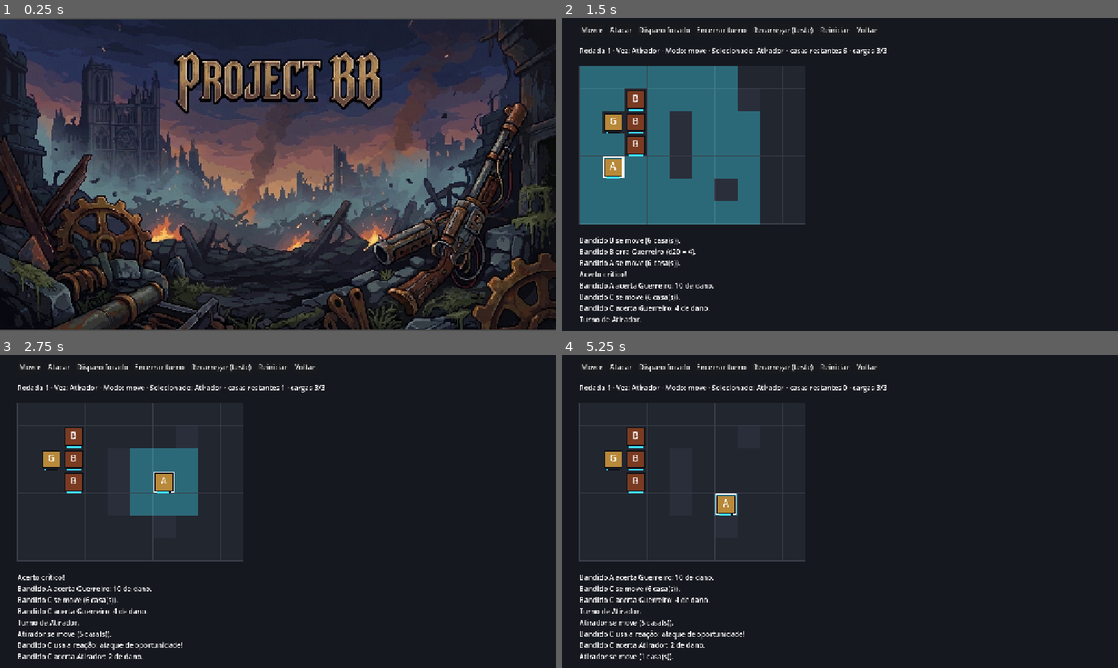
Above: before the commit, frames 1-4 (two rows, left to right).
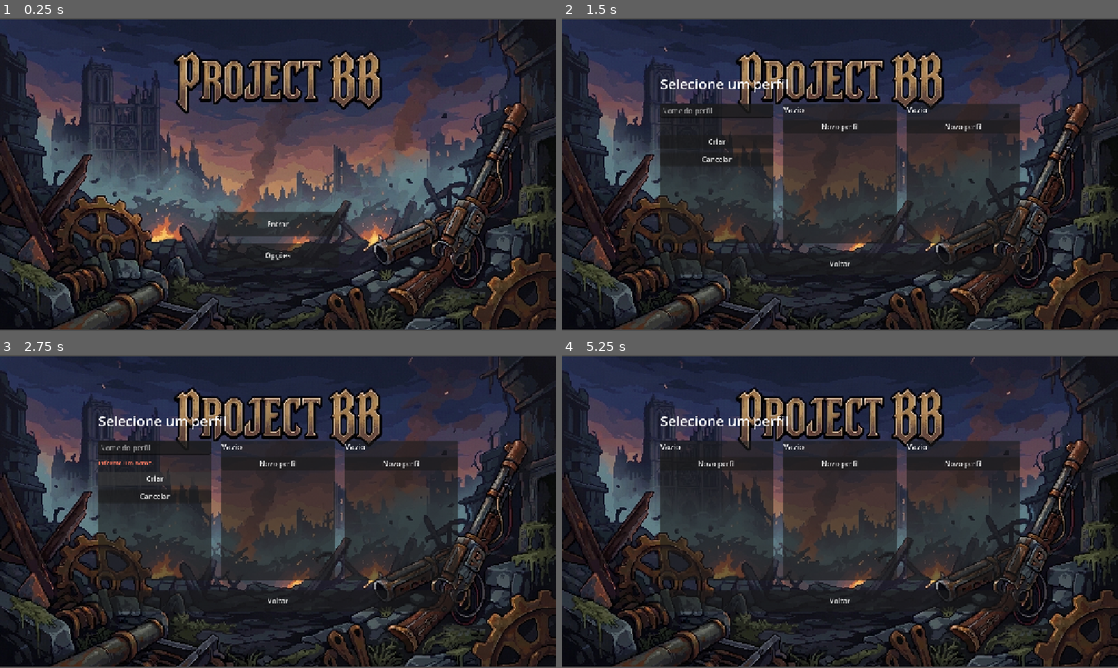
Above: after the commit, the same moments.

Repository: jonnathanproenca/ProjectBB
Game: Godot game, scene res://scenes/login.tscn
The game is run twice, just before and just after one commit, with the same random seed, the same clock (stepped at 60 frames per second) and the same inputs.
Inputs (mouse positions are in pixels of both pictures, inside the frame that each line leads up to; where the layout moved, square brackets give the same spot in the first picture):
- Up to frame 1 (0.25 s): no input
- Up to frame 2 (1.5 s): click (840, 224) [840, 171] at 0.5 s; click "Abrir combate MVP" (after the commit: "Novo perfil") at 1.25 s
- Up to frame 3 (2.75 s): click (155, 480) at 2 s, where only the run after the commit has a clickable "Criar"
- Up to frame 4 (5.25 s): click (717, 495) at 2.75 s, where only the run after the commit has a clickable "Cancelar"; click (840, 464) at 3.5 s, where only the run after the commit has a clickable "Novo perfil"; click (840, 480) at 4.25 s, where only the run after the commit has a clickable "Criar"; click (840, 495) at 5 s, where only the run after the commit has a clickable "Cancelar"

The runs differ from the first frame. In frame 1, 1.8% of the frame differs, in the area x 39-61%, y 62-78%; in frame 2, 57%, in the area x 0-100%, y 0-100%; in frame 3, 52%; in frame 4, 50%.

Commit message:
Login, opções, seleção de perfil, splash e shell web com a marca
- Fundo do login em cena separada; menu com Entrar e Opções
- Opções com idioma (pt-BR, en, es) e brilho, salvos em user://settings.cfg
- Seleção de perfil com até 3 slots: nome, raça, classe, nível, XP e tempo de jogo
- Regras puras de perfil e configuração em scripts/rules/ com teste headless
- Splash do Godot com a marca Mann Systems; shell web com loading próprio
- Favicon do jogo no shell web; ADR-026 e ADR-027

Co-Authored-By: Claude Haiku 5.5 <noreply@anthropic.com>
Claude-Session: https://claude.ai/code/session_014cxhL37FshDuPGQKmDNXWP

Diff:
--- a/project.godot
+++ b/project.godot
@@ -10,10 +10,16 @@
 run/main_scene="res://scenes/login.tscn"
 config/features=PackedStringArray("4.7", "GL Compatibility")
 config/icon="res://icon.svg"
+application/boot_splash/show_image=true
+application/boot_splash/image="res://assets/ui/splash/mann_systems_splash.png"
+application/boot_splash/fullsize=true
+application/boot_splash/use_filter=true
+application/boot_splash/bg_color=Color(0.043, 0.047, 0.071, 1)
 
 [autoload]
 
 GameConfig="*res://scripts/config/game_config.gd"
+UserSettings="*res://scripts/config/user_settings.gd"
 
 [display]
 
--- a/scenes/login.tscn
+++ b/scenes/login.tscn
@@ -1,7 +1,7 @@
 [gd_scene format=3]
 
 [ext_resource type="Script" path="res://scripts/ui/login_screen.gd" id="1_login"]
-[ext_resource type="Texture2D" path="res://assets/ui/login/login_fundo.jpg" id="2_bg"]
+[ext_resource type="PackedScene" path="res://scenes/ui/login_background.tscn" id="2_bg"]
 
 [node name="LoginScreen" type="Control"]
 layout_mode = 3
@@ -12,35 +12,27 @@
 grow_vertical = 2
 script = ExtResource("1_login")
 
-[node name="Frame" type="AspectRatioContainer" parent="."]
+[node name="Background" parent="." instance=ExtResource("2_bg")]
 layout_mode = 1
-anchors_preset = 15
-anchor_right = 1.0
-anchor_bottom = 1.0
+
+[node name="Menu" type="VBoxContainer" parent="."]
+layout_mode = 1
+anchor_left = 0.5
+anchor_top = 0.62
+anchor_right = 0.5
+anchor_bottom = 0.62
+offset_left = -140.0
+offset_right = 140.0
+offset_bottom = 130.0
 grow_horizontal = 2
-grow_vertical = 2
-ratio = 1.7916667
+theme_override_constants/separation = 16
 
-[node name="Art" type="TextureRect" parent="Frame"]
+[node name="Entrar" type="Button" parent="Menu"]
+custom_minimum_size = Vector2(280, 56)
 layout_mode = 2
-texture = ExtResource("2_bg")
-expand_mode = 1
-stretch_mode = 5
+text = "Entrar"
 
-[node name="Entrar" type="Button" parent="Frame/Art"]
-layout_mode = 1
-anchors_preset = -1
-anchor_left = 0.4128
-anchor_top = 0.457
-anchor_right = 0.5872
-anchor_bottom = 0.5247
-flat = true
-
-[node name="Opcoes" type="Button" parent="Frame/Art"]
-layout_mode = 1
-anchors_preset = -1
-anchor_left = 0.4128
-anchor_top = 0.5977
-anchor_right = 0.5872
-anchor_bottom = 0.6654
-flat = true
+[node name="Opcoes" type="Button" parent="Menu"]
+custom_minimum_size = Vector2(280, 56)
+layout_mode = 2
+text = "Opções"
--- /dev/null
+++ b/scenes/options.tscn
@@ -0,0 +1,16 @@
+[gd_scene format=3]
+
+[ext_resource type="Script" path="res://scripts/ui/options_screen.gd" id="1_options"]
+[ext_resource type="PackedScene" path="res://scenes/ui/login_background.tscn" id="2_bg"]
+
+[node name="OptionsScreen" type="Control"]
+layout_mode = 3
+anchors_preset = 15
+anchor_right = 1.0
+anchor_bottom = 1.0
+grow_horizontal = 2
+grow_vertical = 2
+script = ExtResource("1_options")
+
+[node name="Background" parent="." instance=ExtResource("2_bg")]
+layout_mode = 1
--- /dev/null
+++ b/scenes/profile_select.tscn
@@ -0,0 +1,16 @@
+[gd_scene format=3]
+
+[ext_resource type="Script" path="res://scripts/ui/profile_select.gd" id="1_profiles"]
+[ext_resource type="PackedScene" path="res://scenes/ui/login_background.tscn" id="2_bg"]
+
+[node name="ProfileSelect" type="Control"]
+layout_mode = 3
+anchors_preset = 15
+anchor_right = 1.0
+anchor_bottom = 1.0
+grow_horizontal = 2
+grow_vertical = 2
+script = ExtResource("1_profiles")
+
+[node name="Background" parent="." instance=ExtResource("2_bg")]
+layout_mode = 1
--- /dev/null
+++ b/scenes/ui/login_background.tscn
@@ -0,0 +1,29 @@
+[gd_scene format=3]
+
+[ext_resource type="Texture2D" path="res://assets/ui/login/login_fundo.jpg" id="1_bg"]
+
+[node name="LoginBackground" type="Control"]
+layout_mode = 3
+anchors_preset = 15
+anchor_right = 1.0
+anchor_bottom = 1.0
+grow_horizontal = 2
+grow_vertical = 2
+mouse_filter = 2
+
+[node name="Frame" type="AspectRatioContainer" parent="."]
+layout_mode = 1
+anchors_preset = 15
+anchor_right = 1.0
+anchor_bottom = 1.0
+grow_horizontal = 2
+grow_vertical = 2
+mouse_filter = 2
+ratio = 1.7916667
+
+[node name="Art" type="TextureRect" parent="Frame"]
+layout_mode = 2
+mouse_filter = 2
+texture = ExtResource("1_bg")
+expand_mode = 1
+stretch_mode = 5
--- a/scripts/config/game_config.gd
+++ b/scripts/config/game_config.gd
@@ -4,6 +4,9 @@
 
 ## Tamanho máximo do grupo (party). Ajustar aqui; o código não assume 4 fixo.
 const PARTY_MAX_SIZE: int = 4
+
+## Número de slots de perfil na seleção após Entrar.
+const PROFILE_SLOTS_MAX: int = 3
 
 ## Nível máximo do MVP. A regra do D&D vai até 20; aumentar aqui quando for liberado.
 const MAX_LEVEL: int = 5
--- /dev/null
+++ b/scripts/config/profile_store.gd
@@ -0,0 +1,40 @@
+class_name ProfileStore
+extends RefCounted
+## Persistência local dos perfis em user://profiles.cfg. Um slot por seção.
+
+const PATH: String = "user://profiles.cfg"
+const KEYS = ["name", "race", "class", "play_time_s", "xp"]
+
+
+## Lê os slots. Slot vazio fica null. Arquivo ausente = todos vazios.
+static func load_slots(slot_count: int) -> Array:
+	var slots: Array = []
+	slots.resize(slot_count)
+	var cfg := ConfigFile.new()
+	if cfg.load(PATH) != OK:
+		return slots
+	for i in range(slot_count):
+		var section := _section(i)
+		if not cfg.has_section(section):
+			continue
+		slots[i] = {
+			"name": str(cfg.get_value(section, "name", "")),
+			"race": str(cfg.get_value(section, "race", "")),
+			"class": str(cfg.get_value(section, "class", "")),
+			"play_time_s": int(cfg.get_value(section, "play_time_s", 0)),
+			"xp": int(cfg.get_value(section, "xp", 0)),
+		}
+	return slots
+
+
+static func save_slot(index: int, profile: Dictionary) -> Error:
+	var cfg := ConfigFile.new()
+	cfg.load(PATH)  # Sem arquivo ainda: começa vazio.
+	var section := _section(index)
+	for key in KEYS:
+		cfg.set_value(section, key, profile.get(key))
+	return cfg.save(PATH)
+
+
+static func _section(index: int) -> String:
+	return "perfil_%d" % index
--- /dev/null
+++ b/scripts/config/user_settings.gd
@@ -0,0 +1,55 @@
+extends Node
+## Autoload "UserSettings": idioma e brilho, salvos em user://settings.cfg.
+## Aplica o idioma (TranslationServer) e o brilho (véu sobre a tela) ao iniciar e a cada mudança.
+
+const PATH: String = "user://settings.cfg"
+const SECTION: String = "geral"
+
+var locale: String = SettingsRules.DEFAULT_LOCALE
+var brightness: float = SettingsRules.BRIGHTNESS_DEFAULT
+
+var _veil: ColorRect
+
+
+func _ready() -> void:
+	_load()
+	var layer := CanvasLayer.new()
+	layer.layer = 100
+	add_child(layer)
+	_veil = ColorRect.new()
+	_veil.set_anchors_and_offsets_preset(Control.PRESET_FULL_RECT)
+	_veil.mouse_filter = Control.MOUSE_FILTER_IGNORE
+	layer.add_child(_veil)
+	apply()
+
+
+func apply() -> void:
+	TranslationServer.set_locale(locale)
+	_veil.color = SettingsRules.brightness_overlay_color(brightness)
+
+
+func set_locale(code: String) -> void:
+	locale = SettingsRules.sanitize_locale(code)
+	apply()
+	_save()
+
+
+func set_brightness(value: float) -> void:
+	brightness = SettingsRules.clamp_brightness(value)
+	apply()
+	_save()
+
+
+func _load() -> void:
+	var cfg := ConfigFile.new()
+	if cfg.load(PATH) != OK:
+		return
+	locale = SettingsRules.sanitize_locale(str(cfg.get_value(SECTION, "idioma", locale)))
+	brightness = SettingsRules.clamp_brightness(float(cfg.get_value(SECTION, "brilho", brightness)))
+
+
+func _save() -> void:
+	var cfg := ConfigFile.new()
+	cfg.set_value(SECTION, "idioma", locale)
+	cfg.set_value(SECTION, "brilho", brightness)
+	cfg.save(PATH)
--- /dev/null
+++ b/scripts/rules/profile_rules.gd
@@ -0,0 +1,48 @@
+class_name ProfileRules
+extends RefCounted
+## Regras puras de perfil: nome, slots, tempo de jogo e nível.
+## Sem nós de cena, para testar headless. Os textos de erro são códigos; a tela traduz.
+
+const NAME_MAX_LENGTH: int = 20
+const ERR_NONE: String = ""
+const ERR_EMPTY: String = "vazio"
+const ERR_TOO_LONG: String = "longo"
+
+
+## Valida o nome digitado. Devolve ERR_NONE ou um código de erro.
+static func validate_name(raw: String) -> String:
+	var clean := raw.strip_edges()
+	if clean.is_empty():
+		return ERR_EMPTY
+	if clean.length() > NAME_MAX_LENGTH:
+		return ERR_TOO_LONG
+	return ERR_NONE
+
+
+static func clean_name(raw: String) -> String:
+	return raw.strip_edges()
+
+
+## Perfil novo: raça e classe ficam vazias até a criação completa.
+static func make_profile(name: String) -> Dictionary:
+	return {"name": clean_name(name), "race": "", "class": "", "play_time_s": 0, "xp": 0}
+
+
+## Índice do primeiro slot vazio (null), ou -1 se todos estiverem em uso.
+static func first_free_slot(slots: Array) -> int:
+	for i in range(slots.size()):
+		if slots[i] == null:
+			return i
+	return -1
+
+
+## Tempo de jogo em (horas, minutos). Segundos negativos viram zero.
+@warning_ignore("integer_division")
+static func play_time_parts(seconds: int) -> Vector2i:
+	var total := maxi(seconds, 0)
+	return Vector2i(total / 3600, (total % 3600) / 60)
+
+
+## Nível do perfil a partir do XP, limitado ao nível máximo do MVP.
+static func level_for_profile(profile: Dictionary, max_level: int) -> int:
+	return DndRules.level_for_xp(int(profile.get("xp", 0)), max_level)
--- /dev/null
+++ b/scripts/rules/settings_rules.gd
@@ -0,0 +1,29 @@
+class_name SettingsRules
+extends RefCounted
+## Regras puras de configuração: idioma e brilho. Sem nós de cena, para teste headless.
+
+const LOCALES = ["pt_BR", "en", "es"]
+const LOCALE_LABELS = ["Português", "English", "Español"]
+const DEFAULT_LOCALE: String = "pt_BR"
+
+const BRIGHTNESS_MIN: float = 0.5
+const BRIGHTNESS_MAX: float = 1.5
+const BRIGHTNESS_DEFAULT: float = 1.0
+
+
+static func sanitize_locale(code: String) -> String:
+	return code if LOCALES.has(code) else DEFAULT_LOCALE
+
+
+static func clamp_brightness(value: float) -> float:
+	return clampf(value, BRIGHTNESS_MIN, BRIGHTNESS_MAX)
+
+
+## Cor do véu sobre a tela. Abaixo de 1.0 escurece com preto; acima clareia com branco.
+static func brightness_overlay_color(brightness: float) -> Color:
+	var b := clamp_brightness(brightness)
+	if b < 1.0:
+		return Color(0.0, 0.0, 0.0, 1.0 - b)
+	if b > 1.0:
+		return Color(1.0, 1.0, 1.0, (b - 1.0) * 0.5)
+	return Color(0.0, 0.0, 0.0, 0.0)
--- /dev/null
+++ b/scripts/tests/test_profile_rules.gd
@@ -0,0 +1,55 @@
+extends SceneTree
+## Teste headless das regras de perfil e configuração. Rodar com:
+##   godot --headless --path . -s res://scripts/tests/test_profile_rules.gd
+## Sai com código 0 se tudo passar, 1 se alguma asserção falhar.
+
+var _failures: int = 0
+
+
+func _initialize() -> void:
+	_check(ProfileRules.validate_name("") == ProfileRules.ERR_EMPTY, "nome vazio é rejeitado")
+	_check(ProfileRules.validate_name("   ") == ProfileRules.ERR_EMPTY, "nome só com espaços é vazio")
+	_check(ProfileRules.validate_name("Aria") == ProfileRules.ERR_NONE, "nome válido passa")
+	_check(ProfileRules.validate_name("A".repeat(20)) == ProfileRules.ERR_NONE, "20 caracteres é o limite")
+	_check(ProfileRules.validate_name("A".repeat(21)) == ProfileRules.ERR_TOO_LONG, "21 caracteres é longo demais")
+	_check(ProfileRules.clean_name("  Aria  ") == "Aria", "espaços das pontas são removidos")
+
+	var novo := ProfileRules.make_profile(" Aria ")
+	_check(novo["name"] == "Aria", "perfil novo guarda o nome limpo")
+	_check(novo["race"] == "" and novo["class"] == "", "raça e classe começam vazias")
+	_check(novo["xp"] == 0 and novo["play_time_s"] == 0, "perfil novo começa zerado")
+
+	_check(ProfileRules.first_free_slot([null, {}, null]) == 0, "primeiro slot livre é o 0")
+	_check(ProfileRules.first_free_slot([{}, null, {}]) == 1, "slot livre no meio")
+	_check(ProfileRules.first_free_slot([{}, {}, {}]) == -1, "sem slot livre devolve -1")
+
+	_check(ProfileRules.play_time_parts(0) == Vector2i(0, 0), "0 s = 0 h 0 min")
+	_check(ProfileRules.play_time_parts(59) == Vector2i(0, 0), "59 s não chega a 1 min")
+	_check(ProfileRules.play_time_parts(3 * 3600 + 5 * 60 + 30) == Vector2i(3, 5), "3 h 5 min 30 s")
+	_check(ProfileRules.play_time_parts(-10) == Vector2i(0, 0), "tempo negativo vira zero")
+
+	_check(ProfileRules.level_for_profile({"xp": 0}, 5) == 1, "0 XP = nível 1")
+	_check(ProfileRules.level_for_profile({"xp": 300}, 5) == 2, "300 XP = nível 2")
+	_check(ProfileRules.level_for_profile({"xp": 999999}, 5) == 5, "nível limitado ao máximo do MVP")
+	_check(ProfileRules.level_for_profile({}, 5) == 1, "perfil sem XP = nível 1")
+
+	_check(SettingsRules.sanitize_locale("en") == "en", "idioma válido é mantido")
+	_check(SettingsRules.sanitize_locale("xx") == SettingsRules.DEFAULT_LOCALE, "idioma inválido cai no padrão")
+	_check(SettingsRules.clamp_brightness(0.1) == SettingsRules.BRIGHTNESS_MIN, "brilho mínimo")
+	_check(SettingsRules.clamp_brightness(3.0) == SettingsRules.BRIGHTNESS_MAX, "brilho máximo")
+	_check(SettingsRules.brightness_overlay_color(1.0).a == 0.0, "brilho 1.0 não põe véu")
+	_check(is_equal_approx(SettingsRules.brightness_overlay_color(0.5).a, 0.5), "brilho 0.5 escurece 50%")
+	_check(is_equal_approx(SettingsRules.brightness_overlay_color(1.5).a, 0.25), "brilho 1.5 clareia 25%")
+
+	if _failures == 0:
+		print("OK: todos os testes de perfil e configuração passaram.")
+		quit(0)
+	else:
+		print("FALHAS: ", _failures)
+		quit(1)
+
+
+func _check(cond: bool, label: String) -> void:
+	if not cond:
+		_failures += 1
+		printerr("FALHOU: ", label)
--- a/scripts/ui/login_screen.gd
+++ b/scripts/ui/login_screen.gd
@@ -1,37 +1,20 @@
 extends Control
-## Tela de login do Project BB, sem usuário e senha por enquanto:
-## o jogo roda local ou no navegador, sem banco centralizado.
-## Entrar abre o teste de regras; Opções ainda não tem tela.
+## Menu frontal do login: Entrar e Opções. O fundo vem de scenes/ui/login_background.tscn.
+## Sem usuário e senha por enquanto. Entrar vai à seleção de perfil.
 
-const MAIN_SCENE := "res://scenes/main.tscn"
+const PROFILE_SCENE := "res://scenes/profile_select.tscn"
+const OPTIONS_SCENE := "res://scenes/options.tscn"
 const HOVER_TINT := Color(1.25, 1.15, 0.9)
 
-@onready var _entrar: Button = $Frame/Art/Entrar
-@onready var _opcoes: Button = $Frame/Art/Opcoes
-
-var _aviso: Label
+@onready var _entrar: Button = $Menu/Entrar
+@onready var _opcoes: Button = $Menu/Opcoes
 
 
 func _ready() -> void:
-	_entrar.pressed.connect(_on_entrar)
-	_opcoes.pressed.connect(_on_opcoes)
+	_entrar.text = UiText.t("entrar")
+	_opcoes.text = UiText.t("opcoes")
+	_entrar.pressed.connect(func() -> void: get_tree().change_scene_to_file(PROFILE_SCENE))
+	_opcoes.pressed.connect(func() -> void: get_tree().change_scene_to_file(OPTIONS_SCENE))
 	for botao: Button in [_entrar, _opcoes]:
 		botao.mouse_entered.connect(func() -> void: botao.modulate = HOVER_TINT)
 		botao.mouse_exited.connect(func() -> void: botao.modulate = Color.WHITE)
-
-	_aviso = Label.new()
-	_aviso.set_anchors_and_offsets_preset(Control.PRESET_CENTER_BOTTOM)
-	_aviso.offset_top = -48.0
-	_aviso.offset_bottom = -16.0
-	_aviso.add_theme_font_size_override("font_size", 18)
-	_aviso.visible = false
-	add_child(_aviso)
-
-
-func _on_entrar() -> void:
-	get_tree().change_scene_to_file(MAIN_SCENE)
-
-
-func _on_opcoes() -> void:
-	_aviso.text = "Opções: em breve."
-	_aviso.visible = true
--- /dev/null
+++ b/scripts/ui/options_screen.gd
@@ -0,0 +1,80 @@
+extends Control
+## Opções: idioma e brilho. Mudanças valem na hora e são salvas em user://settings.cfg.
+
+const LOGIN_SCENE := "res://scenes/login.tscn"
+
+var _titulo: Label
+var _idioma_label: Label
+var _idioma: OptionButton
+var _brilho_label: Label
+var _brilho: HSlider
+var _brilho_valor: Label
+var _voltar: Button
+
+
+func _ready() -> void:
+	var centro := CenterContainer.new()
+	centro.set_anchors_and_offsets_preset(Control.PRESET_FULL_RECT)
+	centro.mouse_filter = Control.MOUSE_FILTER_IGNORE
+	add_child(centro)
+
+	var caixa := VBoxContainer.new()
+	caixa.custom_minimum_size = Vector2(420, 0)
+	caixa.add_theme_constant_override("separation", 18)
+	centro.add_child(caixa)
+
+	_titulo = _label("", 32)
+	caixa.add_child(_titulo)
+
+	_idioma_label = _label("", 18)
+	caixa.add_child(_idioma_label)
+	_idioma = OptionButton.new()
+	for i in range(SettingsRules.LOCALES.size()):
+		_idioma.add_item(SettingsRules.LOCALE_LABELS[i], i)
+	_idioma.select(SettingsRules.LOCALES.find(UserSettings.locale))
+	_idioma.item_selected.connect(_on_idioma_selected)
+	caixa.add_child(_idioma)
+
+	_brilho_label = _label("", 18)
+	caixa.add_child(_brilho_label)
+	_brilho = HSlider.new()
+	_brilho.min_value = SettingsRules.BRIGHTNESS_MIN
+	_brilho.max_value = SettingsRules.BRIGHTNESS_MAX
+	_brilho.step = 0.05
+	_brilho.value = UserSettings.brightness
+	_brilho.value_changed.connect(_on_brilho_changed)
+	caixa.add_child(_brilho)
+	_brilho_valor = _label("", 16)
+	caixa.add_child(_brilho_valor)
+
+	_voltar = Button.new()
+	_voltar.custom_minimum_size = Vector2(200, 48)
+	_voltar.pressed.connect(func() -> void: get_tree().change_scene_to_file(LOGIN_SCENE))
+	caixa.add_child(_voltar)
+
+	_atualizar_textos()
+
+
+func _atualizar_textos() -> void:
+	_titulo.text = UiText.t("opcoes_titulo")
+	_idioma_label.text = UiText.t("idioma")
+	_brilho_label.text = UiText.t("brilho")
+	_brilho_valor.text = "%d%%" % roundi(_brilho.value * 100.0)
+	_voltar.text = UiText.t("voltar")
+
+
+func _on_idioma_selected(index: int) -> void:
+	UserSettings.set_locale(SettingsRules.LOCALES[index])
+	_atualizar_textos()
+
+
+func _on_brilho_changed(value: float) -> void:
+	UserSettings.set_brightness(value)
+	_atualizar_textos()
+
+
+func _label(texto: String, tamanho: int) -> Label:
+	var label := Label.new()
+	label.text = texto
+	label.add_theme_font_size_override("font_size", tamanho)
+	return label
--- /dev/null
+++ b/scripts/ui/profile_select.gd
@@ -0,0 +1,146 @@
+extends Control
+## Seleção de perfil após Entrar. Até GameConfig.PROFILE_SLOTS_MAX perfis.
+## Nesta etapa a criação pede só o nome; raça e classe ficam "não definido".
+
+const LOGIN_SCENE := "res://scenes/login.tscn"
+const SLOT_SIZE := Vector2(260, 320)
+
+var _slots: Array = []
+var _creating_slot: int = -1
+var _titulo: Label
+var _grade: HBoxContainer
+var _voltar: Button
+
+
+func _ready() -> void:
+	var centro := CenterContainer.new()
+	centro.set_anchors_and_offsets_preset(Control.PRESET_FULL_RECT)
+	centro.mouse_filter = Control.MOUSE_FILTER_IGNORE
+	add_child(centro)
+
+	var caixa := VBoxContainer.new()
+	caixa.add_theme_constant_override("separation", 24)
+	centro.add_child(caixa)
+
+	_titulo = _label("", 32)
+	caixa.add_child(_titulo)
+
+	_grade = HBoxContainer.new()
+	_grade.add_theme_constant_override("separation", 24)
+	caixa.add_child(_grade)
+
+	_voltar = Button.new()
+	_voltar.custom_minimum_size = Vector2(200, 48)
+	_voltar.pressed.connect(func() -> void: get_tree().change_scene_to_file(LOGIN_SCENE))
+	caixa.add_child(_voltar)
+
+	_slots = ProfileStore.load_slots(GameConfig.PROFILE_SLOTS_MAX)
+	_render()
+
+
+func _render() -> void:
+	_titulo.text = UiText.t("perfis_titulo")
+	_voltar.text = UiText.t("voltar")
+	for filho in _grade.get_children():
+		_grade.remove_child(filho)
+		filho.queue_free()
+	for i in range(_slots.size()):
+		_grade.add_child(_build_slot(i))
+
+
+func _build_slot(index: int) -> PanelContainer:
+	var painel := PanelContainer.new()
+	painel.custom_minimum_size = SLOT_SIZE
+	var caixa := VBoxContainer.new()
+	caixa.add_theme_constant_override("separation", 10)
+	painel.add_child(caixa)
+
+	var perfil: Variant = _slots[index]
+	if perfil == null:
+		if index == _creating_slot:
+			_build_creator(caixa, index)
+		else:
+			caixa.add_child(_label(UiText.t("slot_vazio"), 18))
+			var novo := Button.new()
+			novo.text = UiText.t("novo_perfil")
+			novo.pressed.connect(func() -> void: _start_creating(index))
+			caixa.add_child(novo)
+		return painel
+
+	var dados: Dictionary = perfil
+	var nivel := ProfileRules.level_for_profile(dados, GameConfig.MAX_LEVEL)
+	caixa.add_child(_label(str(dados["name"]), 22))
+	caixa.add_child(_label("%s: %s" % [UiText.t("raca"), _valor(dados["race"])], 16))
+	caixa.add_child(_label("%s: %s" % [UiText.t("classe"), _valor(dados["class"])], 16))
+	caixa.add_child(_label("%s: %d (%s %d)" % [UiText.t("nivel"), nivel, UiText.t("xp"), int(dados["xp"])], 16))
+	caixa.add_child(_label("%s: %s" % [UiText.t("tempo_jogo"), _tempo(int(dados["play_time_s"]))], 16))
+	var jogar := Button.new()
+	jogar.text = UiText.t("jogar")
+	jogar.disabled = true
+	jogar.tooltip_text = UiText.t("em_breve")
+	caixa.add_child(jogar)
+	return painel
+
+
+func _build_creator(caixa: VBoxContainer, index: int) -> void:
+	var entrada := LineEdit.new()
+	entrada.max_length = ProfileRules.NAME_MAX_LENGTH
+	entrada.placeholder_text = UiText.t("nome_perfil")
+	caixa.add_child(entrada)
+
+	var erro := _label("", 14)
+	erro.modulate = Color(1.0, 0.5, 0.4)
+	caixa.add_child(erro)
+
+	var criar := Button.new()
+	criar.text = UiText.t("criar")
+	criar.pressed.connect(func() -> void: _try_create(index, entrada.text, erro))
+	entrada.text_submitted.connect(func(texto: String) -> void: _try_create(index, texto, erro))
+	caixa.add_child(criar)
+
+	var cancelar := Button.new()
+	cancelar.text = UiText.t("cancelar")
+	cancelar.pressed.connect(_cancel_creating)
+	caixa.add_child(cancelar)
+	entrada.grab_focus()
+
+
+func _start_creating(index: int) -> void:
+	_creating_slot = index
+	_render()
+
+
+func _cancel_creating() -> void:
+	_creating_slot = -1
+	_render()
+
+
+func _try_create(index: int, texto: String, erro: Label) -> void:
+	var codigo := ProfileRules.validate_name(texto)
+	if codigo == ProfileRules.ERR_EMPTY:
+		erro.text = UiText.t("erro_nome_vazio")
+		return
+	if codigo == ProfileRules.ERR_TOO_LONG:
+		erro.text = UiText.t("erro_nome_longo")
+		return
+	ProfileStore.save_slot(index, ProfileRules.make_profile(texto))
+	_slots = ProfileStore.load_slots(GameConfig.PROFILE_SLOTS_MAX)
+	_creating_slot = -1
+	_render()
+
+
+func _valor(texto: Variant) -> String:
+	var limpo := str(texto)
+	return limpo if not limpo.is_empty() else UiText.t("nao_definido")
+
+
+func _tempo(segundos: int) -> String:
+	var partes := ProfileRules.play_time_parts(segundos)
+	return "%d %s %02d %s" % [partes.x, UiText.t("h"), partes.y, UiText.t("min")]
+
+
+func _label(texto: String, tamanho: int) -> Label:
+	var label := Label.new()
+	label.text = texto
+	label.add_theme_font_size_override("font_size", tamanho)
+	return label
--- /dev/null
+++ b/scripts/ui/ui_text.gd
@@ -0,0 +1,42 @@
+class_name UiText
+extends RefCounted
+## Textos fixos da interface por idioma. Chave ausente cai no português.
+
+const STRINGS = {
+	"pt": {
+		"entrar": "Entrar", "opcoes": "Opções", "voltar": "Voltar", "cancelar": "Cancelar",
+		"idioma": "Idioma", "brilho": "Brilho", "opcoes_titulo": "Opções",
+		"perfis_titulo": "Selecione um perfil", "novo_perfil": "Novo perfil", "criar": "Criar",
+		"raca": "Raça", "classe": "Classe", "nivel": "Nível", "xp": "XP",
+		"tempo_jogo": "Tempo de jogo", "nao_definido": "Não definido", "jogar": "Jogar",
+		"em_breve": "Em breve", "slot_vazio": "Vazio", "nome_perfil": "Nome do perfil",
+		"erro_nome_vazio": "Informe um nome.", "erro_nome_longo": "Use até 20 caracteres.",
+		"h": "h", "min": "min",
+	},
+	"en": {
+		"entrar": "Enter", "opcoes": "Options", "voltar": "Back", "cancelar": "Cancel",
+		"idioma": "Language", "brilho": "Brightness", "opcoes_titulo": "Options",
+		"perfis_titulo": "Select a profile", "novo_perfil": "New profile", "criar": "Create",
+		"raca": "Race", "classe": "Class", "nivel": "Level", "xp": "XP",
+		"tempo_jogo": "Play time", "nao_definido": "Not set", "jogar": "Play",
+		"em_breve": "Coming soon", "slot_vazio": "Empty", "nome_perfil": "Profile name",
+		"erro_nome_vazio": "Enter a name.", "erro_nome_longo": "Use up to 20 characters.",
+		"h": "h", "min": "min",
+	},
+	"es": {
+		"entrar": "Entrar", "opcoes": "Opciones", "voltar": "Volver", "cancelar": "Cancelar",
+		"idioma": "Idioma", "brilho": "Brillo", "opcoes_titulo": "Opciones",
+		"perfis_titulo": "Selecciona un perfil", "novo_perfil": "Nuevo perfil", "criar": "Crear",
+		"raca": "Raza", "classe": "Clase", "nivel": "Nivel", "xp": "XP",
+		"tempo_jogo": "Tiempo de juego", "nao_definido": "Sin definir", "jogar": "Jugar",
+		"em_breve": "Próximamente", "slot_vazio": "Vacío", "nome_perfil": "Nombre del perfil",
+		"erro_nome_vazio": "Escribe un nombre.", "erro_nome_longo": "Usa hasta 20 caracteres.",
+		"h": "h", "min": "min",
+	},
+}
+
+
+static func t(key: String) -> String:
+	var lang := TranslationServer.get_locale().substr(0, 2)
+	var table: Dictionary = STRINGS.get(lang, STRINGS["pt"])
+	return str(table.get(key, STRINGS["pt"].get(key, key)))
Binary file added: assets/ui/splash/mann_systems_splash.png
Not shown, changed: export_presets.cfg
Binary file added: site/mann-systems-logo.png
Not shown, changed: docs/DECISIONS.md
